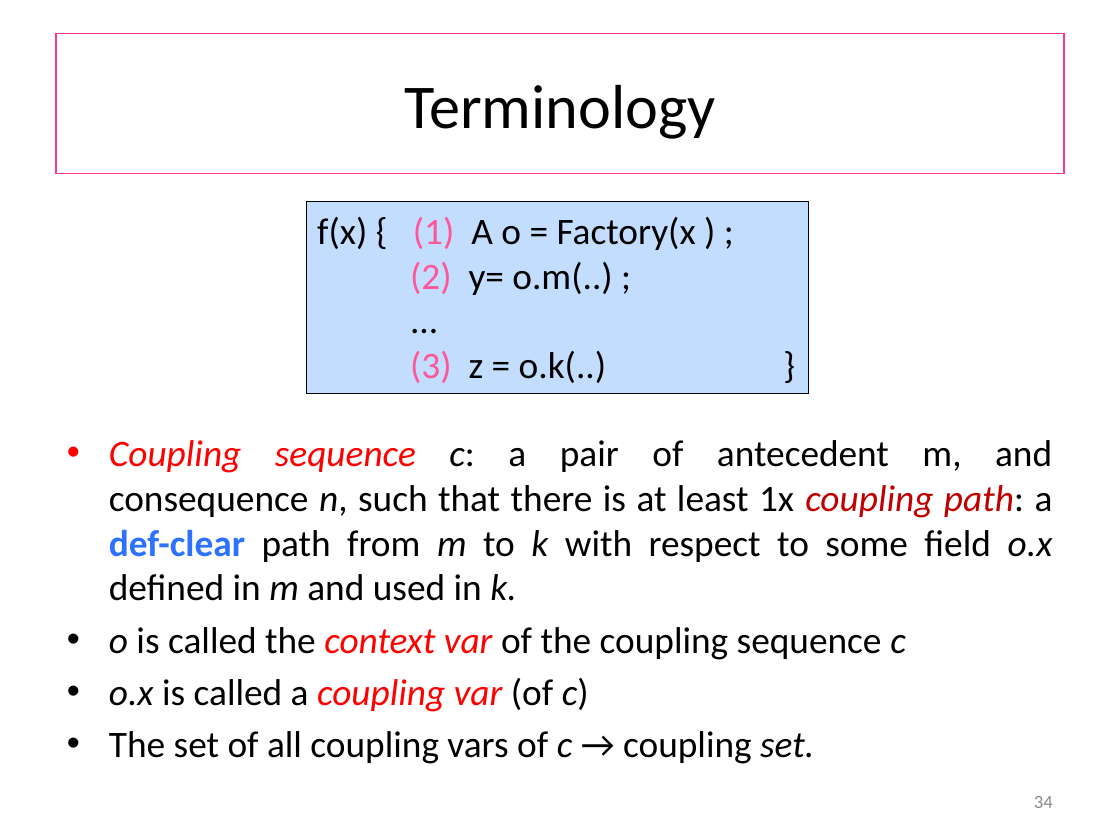
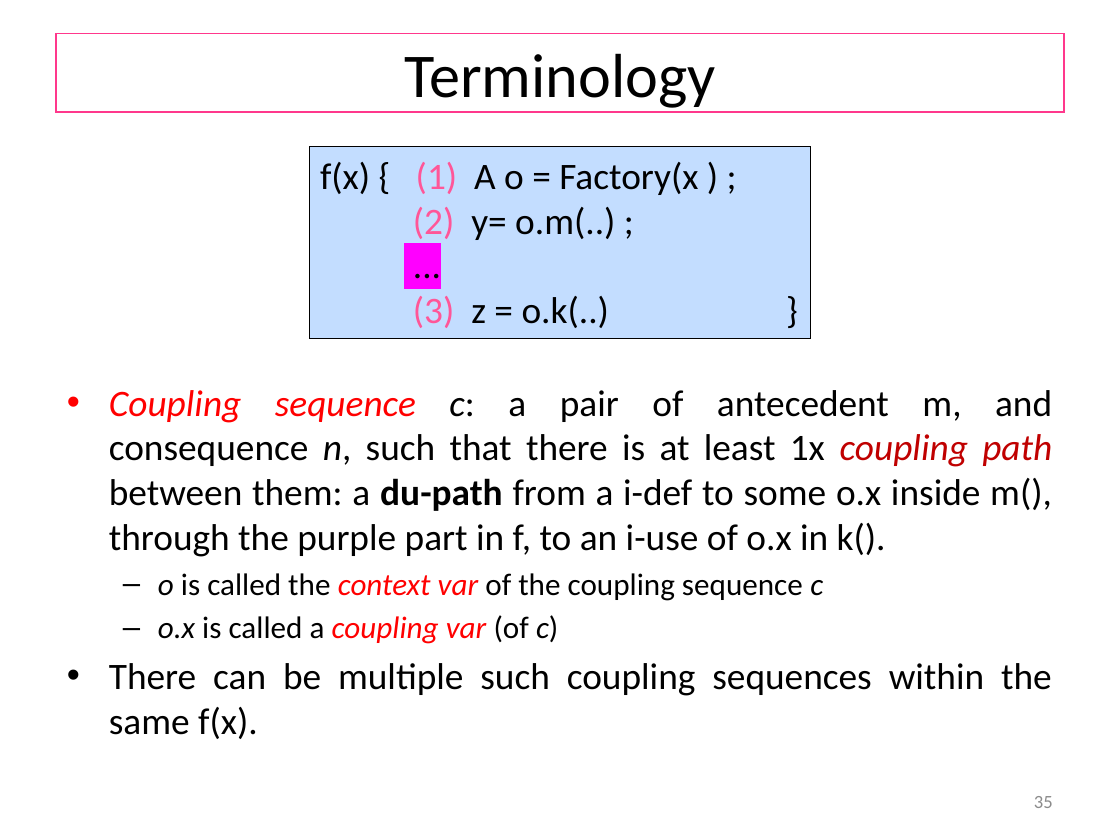
Before and after one commit to wooshrow/b3stv, a slide deck: slide 35 of slides/dfbt.pptx (slide 34 before the commit). Drawn at 1120x840 pixels with LibreOffice and Linux fonts; fonts in the diff are those of the drawing. Boxes give left, top, right and bottom in pixels: in the first picture for what was removed or moved away, otherwise in the second. Text is boxed around its words. In the diff, an @@ line names an element or a change of style, - is before the commit and + after.

```diff
--- a/slides/dfbt.pptx
+++ b/slides/dfbt.pptx
@@ title "Terminology": place and size @@
-title "Terminology" at <box>56,34,1064,174</box>
+title "Terminology" at <box>56,34,1064,112</box>
@@ rectangle "f(x) { (1) A o ...": place and size @@
-rectangle "f(x) { (1) A o ..." at <box>306,202,808,394</box>
+rectangle "f(x) { (1) A o ..." at <box>309,147,811,339</box>
@@ rectangle "f(x) { (1) A o ..." at <box>309,147,811,339</box>: highlight none to #FF00FF in "..." @@
@@ text "Coupling sequence c: a pair ...": place and size @@
-text "Coupling sequence c: a pair ..." at <box>109,440,1053,764</box>
+text "Coupling sequence c: a pair ..." at <box>109,390,1052,739</box>
@@ text at <box>109,390,1052,557</box>: text changed @@
-• Coupling sequence c: a pair of antecedent m, and consequence n, such that there is at least 1x coupling path: a def-clear path from m to k with respect to some field o.x defined in m and used in k.
+• Coupling sequence c: a pair of antecedent m, and consequence n, such that there is at least 1x coupling path between them: a du-path from a i-def to some o.x inside m(), through the purple part in f, to an i-use of o.x in k().
@@ text at <box>158,573,823,644</box>: size 24 to 20 pt in "o is called the context var of ...", "o.x is called a coupling var (of ..."; bullet • to –; list level 1 to 2 in "o is called the context ..."; list level 1 to 2 in "o.x is called a coupling ..." @@
@@ text at <box>109,663,1052,739</box>: text changed @@
-• The set of all coupling vars of c → coupling set.
+• There can be multiple such coupling sequences within the same f(x).
@@ page number at <box>1034,796,1053,808</box>: text changed @@
-34
+35
```
Also in this commit, not shown: 16 other slides changed, 2 slides added, 1 slide removed, 12 other files.
